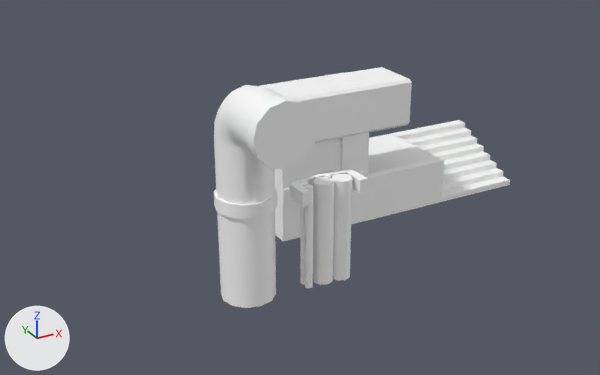
Two versions of the FBX model UnityProject/Assets/Models/Environment/BaseEnvironment/Mesh_BaseEnvironment_v01.fbx, one commit apart.
One viewpoint serves both versions: a 50 mm lens placed at (-0.139, -0.267, 0.156), pointed at (0.005, -0.004, 0.024). Lighting does not change. The marker at lower left points along +X, +Y and +Z. Where no turn or scale is listed for an object, it has been applied to the vertices.

The older version as bpy lines, for what is in view:
```python
me_mesh = bpy.data.meshes.new('Mesh')
me_mesh.from_pydata(...)  # 52 vertices, 56 faces; spans x 0.0..0.04, y -0.0006..0.02, z 0.0..0.04
me_mesh.materials.append(mat_lambert6)  # white #ffffff
me_mesh_001 = bpy.data.meshes.new('Mesh.001')
me_mesh_001.from_pydata(...)  # 24 vertices, 22 faces; spans x 0.0..0.04, y -0.0013..0.0206, z 0.0..0.02
me_mesh_001.materials.append(mat_lambert7)  # white #ffffff
me_mesh_004 = bpy.data.meshes.new('Mesh.004')
me_mesh_004.from_pydata(...)  # 16 vertices, 17 faces; spans x -0.0001..0.0199, y -0.0013..0.02, z 0.0..0.02
me_mesh_004.materials.append(mat_lambert7)  # white #ffffff
ob_mesh_trim_front_v01 = bpy.data.objects.new('mesh_trim_front_v01', me_mesh_001)
ob_mesh_trim_front_v01.location = (0.0, 0.0, 0.04)
ob_mesh_trimcorner_v01 = bpy.data.objects.new('mesh_trimCorner_v01', me_mesh_004)
ob_mesh_trimcorner_v01.location = (0.0401, 0.0, 0.04)
ob_mesh_wall_front_v03 = bpy.data.objects.new('mesh_wall_front_v03', me_mesh)
ob_mesh_wall_front_v03.location = (0.0, 0.0, 0.0)
# also in view: 'mesh_stairs_v01' at (0.1, 0.02, 0.01); 'mesh_pipe_large_v01' at (-0.03, -0.03, 0.02); 'mesh_pipe_largeBend_v01' at (-0.03, -0.04, 0.061); 'mesh_pipe_bundle_v01' at (0.0, -0.034, 0.02); 'mesh_floor_tile_v01' at (0.06, 0.02, 0.01)
```
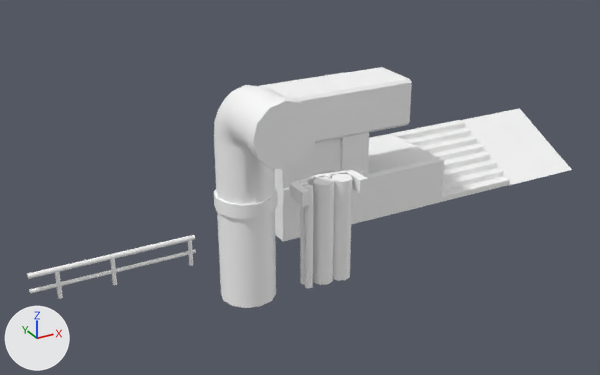
Location of each change, (x1, y1, x2, y2) in pixels of the pictures (600 x 375 px):
'mesh_ramp_v01', added
    after: (460, 108, 572, 185)
'mesh_handrail_v01', added
    after: (27, 248, 141, 299)
'mesh_handrailEnd_v01', added
    after: (139, 235, 196, 266)

Diff of the bpy script that builds the scene:
```diff
--- a/UnityProject/Assets/Models/Environment/BaseEnvironment/Mesh_BaseEnvironment_v01.fbx.py
+++ b/UnityProject/Assets/Models/Environment/BaseEnvironment/Mesh_BaseEnvironment_v01.fbx.py
@@ me_mesh_010 @@
+me_mesh_010.from_pydata([(0.0, 0.0, 0.0), (0.04, 0.0, 0.0), (0.0, 0.04, 0.02), (0.04, 0.04, 0.02), (0.0, 0.04, 0.0), (0.04, 0.04, 0.0)], [], [(0, 1, 3, 2), (2, 3, 5, 4), (4, 5, 1, 0), (1, 5, 3), (4, 0, 2)])
+me_mesh_010.materials.append(mat_lambert6)  # white #ffffff
@@ me_mesh_1 @@
+me_mesh_1.from_pydata(...)  # 70 vertices, 80 faces; spans x 0.0..0.04, y -0.001..0.001, z -0.0001..0.0124
+me_mesh_1.materials.append(mat_lambert10)  # white #ffffff
@@ me_mesh_001_1 @@
+me_mesh_001_1.from_pydata(...)  # 53 vertices, 64 faces; spans x -0.02..0.002, y -0.001..0.001, z 0.0..0.0125
+me_mesh_001_1.materials.append(mat_lambert10)  # white #ffffff
@@ ob_mesh_ramp_v01 @@
+ob_mesh_ramp_v01 = bpy.data.objects.new('mesh_ramp_v01', me_mesh_010)
+ob_mesh_ramp_v01.location = (0.12, 0.0, -0.0003)
@@ ob_mesh_handrail_v01 @@
+ob_mesh_handrail_v01 = bpy.data.objects.new('mesh_handrail_v01', me_mesh_1)
+ob_mesh_handrail_v01.location = (-0.1, 0.0, 0.0)
@@ ob_mesh_handrailend_v01 @@
+ob_mesh_handrailend_v01 = bpy.data.objects.new('mesh_handrailEnd_v01', me_mesh_001_1)
+ob_mesh_handrailend_v01.location = (-0.04, 0.0, -0.0001)
```
